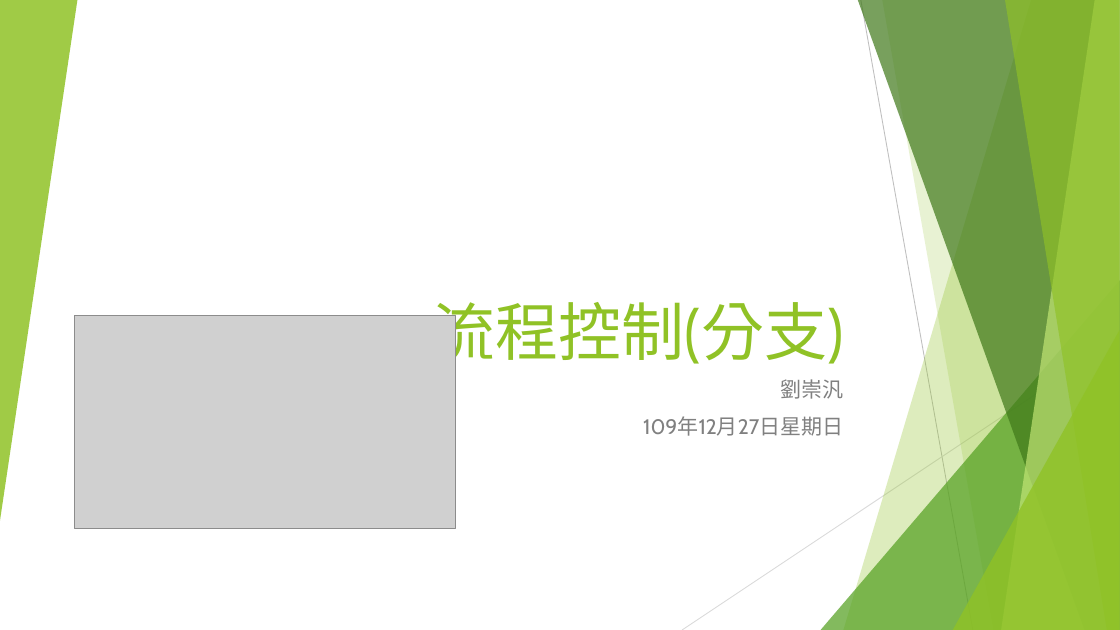
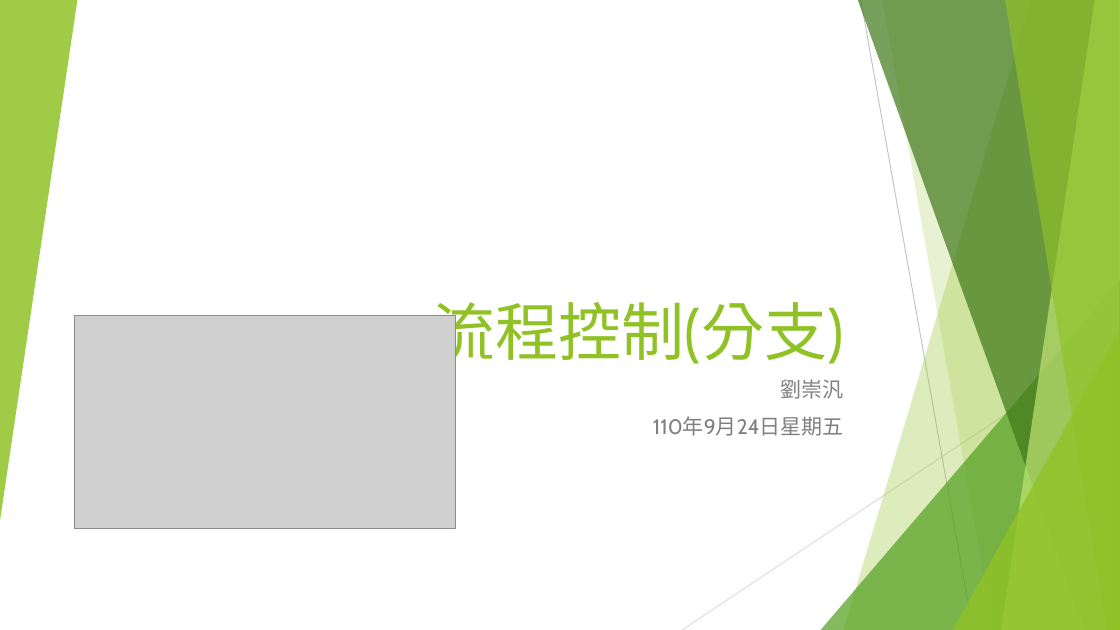
Before and after one commit to liulawsi/My_PPTs, a slide deck: slide 1 of LCC/Java/04_流程控制(分支).pptx. Drawn at 1120x630 pixels with LibreOffice and Linux fonts; fonts in the diff are those of the drawing; grey boxes stand for pictures. Boxes give left, top, right and bottom in pixels: in the first picture for what was removed or moved away, otherwise in the second. Text is boxed around its words. In the diff, an @@ line names an element or a change of style, - is before the commit and + after.

```diff
--- a/LCC/Java/04_流程控制(分支).pptx
+++ b/LCC/Java/04_流程控制(分支).pptx
@@ subtitle at (x1=653, y1=416, x2=844, y2=436): text changed @@
-109年12月27日星期日
+110年9月24日星期五
```
Also in this commit, not shown: 22 other slides changed, 3 slides added, 13 other files.
